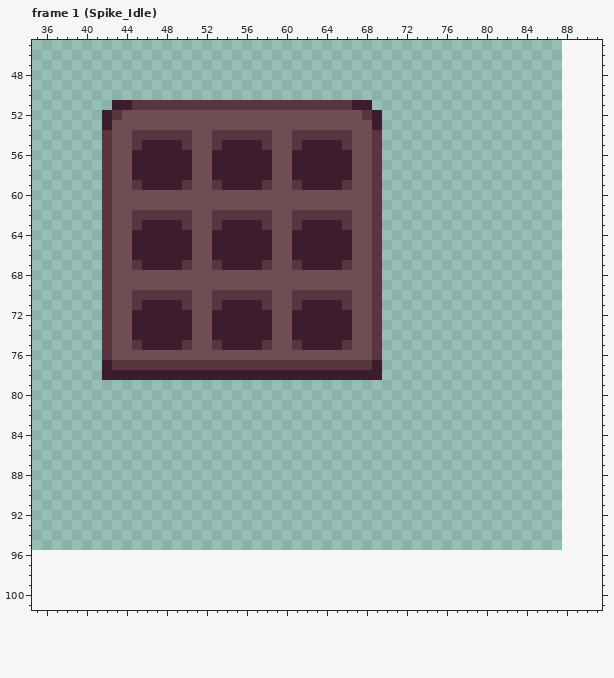
One commit to this pixel-art file: Assets/Resources/Sprites/Traps/Traps.aseprite. The picture above is the old version.
64x64 pixels, 21 frames. Colours within 5 levels of each other are drawn and written as one. Shown: frame 1 (Spike_Idle): x 35..91, y 45..101. The old version is drawn lined up with the new one, on the new canvas. The commit also changed other frames, which this record leaves out.
Now the later version:
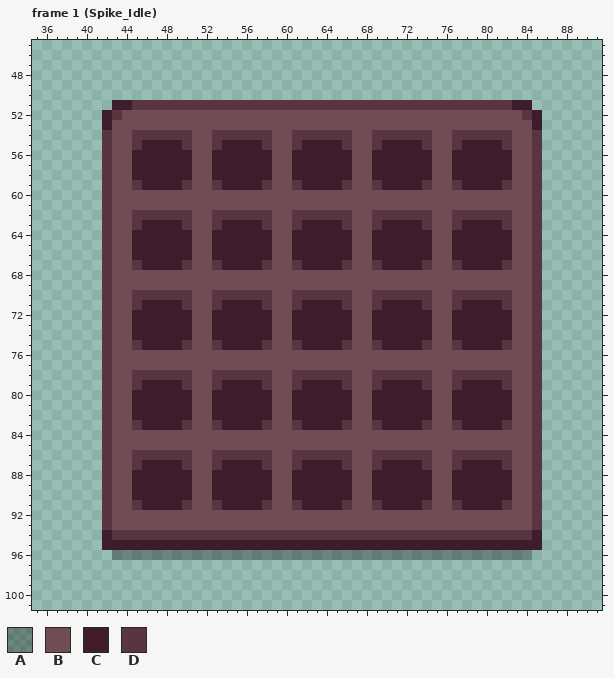
Palette (. is transparent): A #0000004d  B #6f4d53  C #3d1c2c  D #593541
Change:
canvas 64x64 -> 128x128, the old top-left corner now at 24,32
Frame 1 (Spike_Idle):
Colour A is added in row 96 at x 43 to 84.
Colour B is added in row 52 at x 70 to 83; in row 53 at x 70 to 84; in rows 54 to 59 at x 75 to 76 and 83 to 84; in rows 60 to 61 at x 70 to 84; in rows 62 to 67 at x 75 to 76 and 83 to 84; in rows 68 to 69 at x 70 to 84.
Colour B is added in rows 70 to 75 at x 75 to 76 and 83 to 84; in rows 76 to 77 at x 70 to 84; in row 78 at x 75 to 76 and 83 to 84; in rows 79 to 83 at x 43 to 44, 51 to 52, 59 to 60, 67 to 68, 75 to 76 and 83 to 84; in rows 84 to 85 at x 43 to 84; in rows 86 to 91 at x 43 to 44, 51 to 52, 59 to 60, 67 to 68, 75 to 76 and 83 to 84.
Colour B is added in rows 92 to 93 at x 43 to 84.
Colour B replaces colour C in rows 52 to 53 at x 69; in row 77 at x 69; in row 78 at x 43 to 44, 51 to 52, 59 to 60 and 67 to 68.
Colour B replaces colour D in row 52 at x 68; in rows 60 to 61 at x 69; in rows 68 to 69 at x 69; in row 76 at x 69; in row 77 at x 43 to 68.
Colour C is added in row 51 at x 83 to 84; in rows 52 to 53 at x 85; in row 55 at x 70 to 73 and 78 to 81; in rows 56 to 58 at x 70 to 74 and 77 to 82; in row 59 at x 70 to 73 and 78 to 81; in row 63 at x 70 to 73 and 78 to 81.
Colour C is added in rows 64 to 66 at x 70 to 74 and 77 to 82; in row 67 at x 70 to 73 and 78 to 81; in row 71 at x 70 to 73 and 78 to 81; in rows 72 to 74 at x 70 to 74 and 77 to 82; in row 75 at x 70 to 73 and 78 to 81; in row 79 at x 46 to 49, 54 to 57, 62 to 65, 70 to 73 and 78 to 81.
Colour C is added in rows 80 to 82 at x 45 to 50, 53 to 58, 61 to 66, 69 to 74 and 77 to 82; in row 83 at x 46 to 49, 54 to 57, 62 to 65, 70 to 73 and 78 to 81; in row 87 at x 46 to 49, 54 to 57, 62 to 65, 70 to 73 and 78 to 81; in rows 88 to 90 at x 45 to 50, 53 to 58, 61 to 66, 69 to 74 and 77 to 82; in row 91 at x 46 to 49, 54 to 57, 62 to 65, 70 to 73 and 78 to 81; in row 94 at x 42 and 85.
Colour C is added in row 95 at x 42 to 85.
Colour C replaces colour D in rows 56 to 58 at x 69; in rows 64 to 66 at x 69; in rows 72 to 74 at x 69.
Colour D is added in row 51 at x 69 to 82; in row 52 at x 84; in row 54 at x 70 to 74, 77 to 82 and 85; in row 55 at x 74, 77, 82 and 85; in rows 56 to 58 at x 85; in row 59 at x 74, 77, 82 and 85.
Colour D is added in rows 60 to 61 at x 85; in row 62 at x 70 to 74, 77 to 82 and 85; in row 63 at x 74, 77, 82 and 85; in rows 64 to 66 at x 85; in row 67 at x 74, 77, 82 and 85; in rows 68 to 69 at x 85.
Colour D is added in row 70 at x 70 to 74, 77 to 82 and 85; in row 71 at x 74, 77, 82 and 85; in rows 72 to 74 at x 85; in row 75 at x 74, 77, 82 and 85; in rows 76 to 77 at x 85; in row 78 at x 70 to 74, 77 to 82 and 85.
Colour D is added in row 79 at x 42, 45, 50, 53, 58, 61, 66, 69, 74, 77, 82 and 85; in rows 80 to 82 at x 42 and 85; in row 83 at x 42, 45, 50, 53, 58, 61, 66, 69, 74, 77, 82 and 85; in rows 84 to 85 at x 42 and 85; in row 86 at x 42, 45 to 50, 53 to 58, 61 to 66, 69 to 74, 77 to 82 and 85; in row 87 at x 42, 45, 50, 53, 58, 61, 66, 69, 74, 77, 82 and 85.
Colour D is added in rows 88 to 90 at x 42 and 85; in row 91 at x 42, 45, 50, 53, 58, 61, 66, 69, 74, 77, 82 and 85; in rows 92 to 93 at x 42 and 85; in row 94 at x 43 to 84.
Colour D replaces colour C in row 51 at x 67 to 68; in row 77 at x 42; in row 78 at x 42, 45 to 50, 53 to 58, 61 to 66 and 69.
Pixel boxes of the changes (left, top, right, bottom) in both pictures:
changed: (102, 100, 542, 560)
